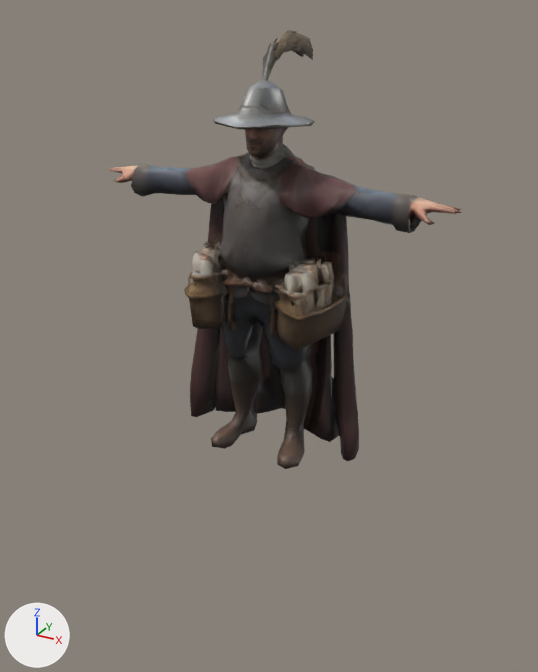
The FBX model data/dev/models/merchant_m.fbx as it was, and as the next commit left it.
Camera for both pictures: a 50 mm camera at (1.63, -2.94, 2.08) aimed at (-0.01, 0.04, 0.59). Lighting does not change. The marker at lower left points along +X, +Y and +Z. The first picture is the older version. Where no turn or scale is listed for an object, it has been applied to the vertices.
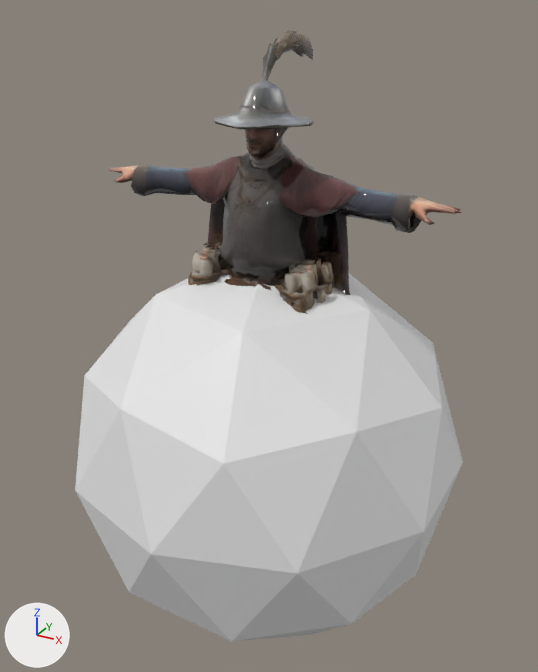
Where the newer file only moved an object's origin or applied its transform, the numbers keep the older frame.

Boxes [x1, y1, x2, y2] around the edits, measured in the pictures (538 x 672 px):
'Icosphere', added: after [75, 273, 463, 642]
'Mesh1.0', surface changed: [128, 30, 433, 314] in both

Diff of the bpy script that builds the scene:
```diff
--- a/data/dev/models/merchant_m.fbx.py
+++ b/data/dev/models/merchant_m.fbx.py
@@ mat_material_001 @@
 mat_material_001.texture = img_texture_0_png
+mat_material_001.roughness = 0.0
@@ me_icosphere @@
+me_icosphere.from_pydata(...)  # an icosphere of 80 faces spanning x -0.95..0.95, y -1.0..1.0, z -1.0..1.0
@@ ob_icosphere @@
+ob_icosphere = bpy.data.objects.new('Icosphere', me_icosphere)
+ob_icosphere.location = (0.0, 0.0, 0.0)
```
